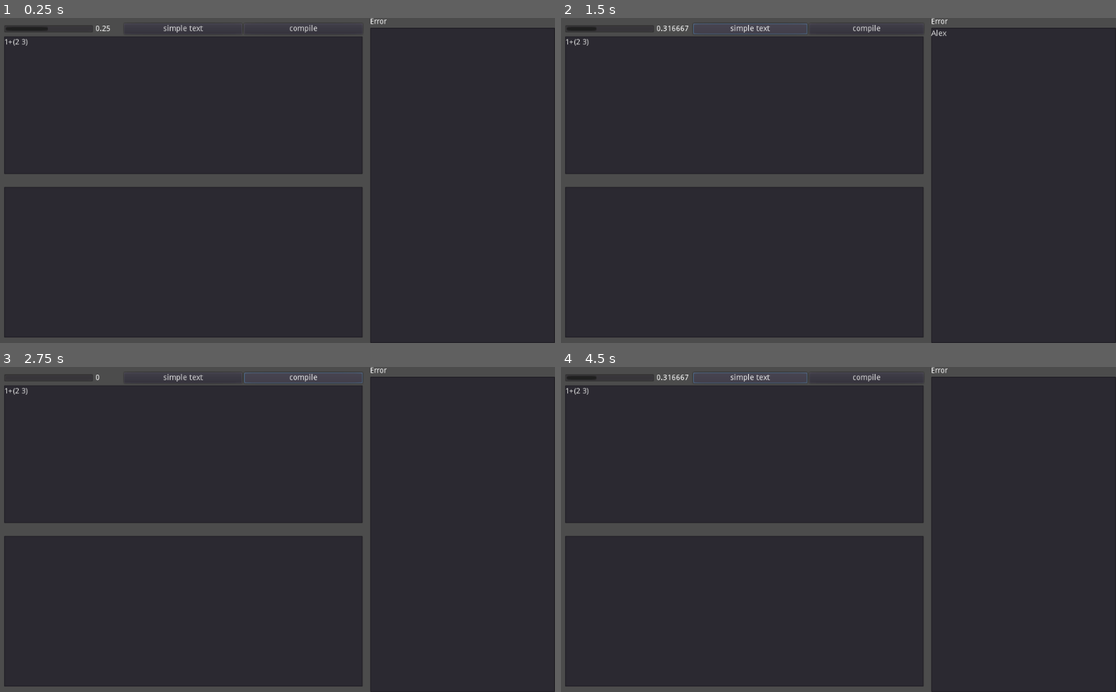
Above: before the commit, frames 1-4 (two rows, left to right).
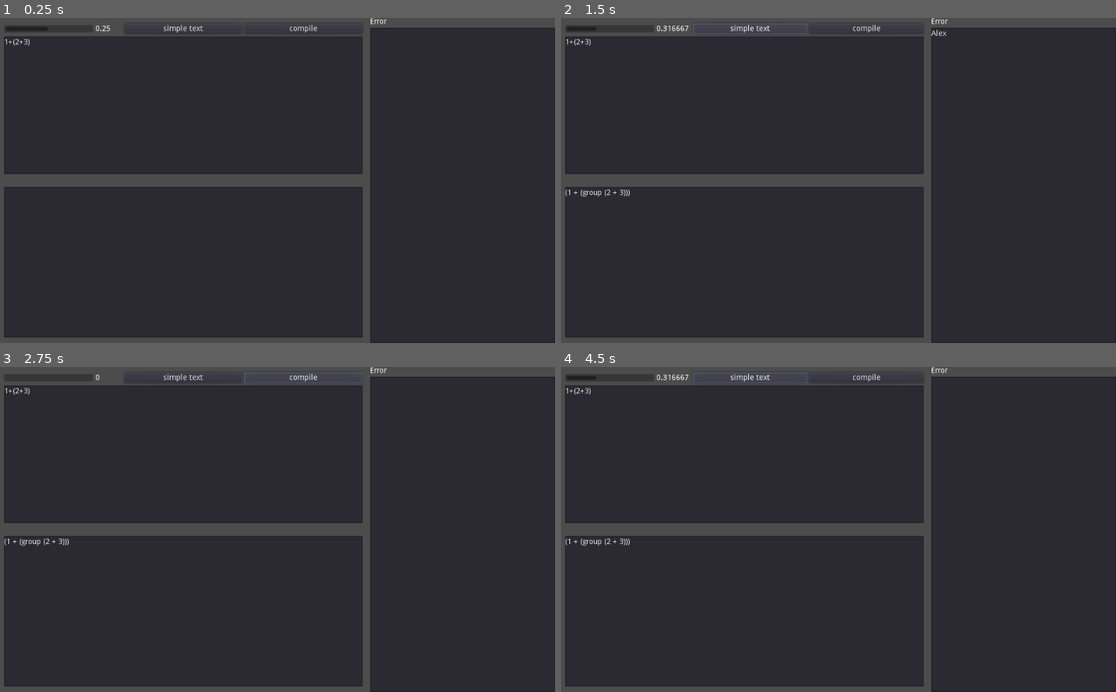
Above: after the commit, the same moments.

Repository: hpn33/Golox
Game: Godot game, scene res://scene/Main.tscn
The game is run twice, just before and just after one commit, with the same random seed, the same clock (stepped at 60 frames per second) and the same inputs.
Inputs (mouse positions are in pixels of both pictures, inside the frame that each line leads up to):
- Up to frame 1 (0.25 s): no input
- Up to frame 2 (1.5 s): click (1021, 187) at 0.52 s; type "Alex" at 0.6 s; click "simple text" at 1.25 s
- Up to frame 3 (2.75 s): click "compile" at 2 s
- Up to frame 4 (4.5 s): click "simple text" at 2.75 s; click "compile" at 3.5 s; click "simple text" at 4.25 s

The runs differ from the first frame. In frame 1, less than 0.1% of the frame differs, in the area x 3-6%, y 6-9%; in frame 2, 0.1%, in the area x 0-13%, y 6-56%; in frame 3, 0.1%; in frame 4, 0.1%.
Error before the commit: Parse Error: Variable "index" already defined in the scope (at line 73). (res://scene/lexer.gd:78)

Commit message:
clean lexer

Diff:
--- a/autoload/Tester.gd
+++ b/autoload/Tester.gd
@@ -8,16 +8,23 @@
 
 
 
-func start(name=""):
-	_test_name = name
+func start(_name := ""):
+	_test_name = _name
 	_time_before = OS.get_ticks_msec()
 
 
-func stop():
+func next(_name := ''): # -> float:
+	var time = stop()
+	start(_name)
+
+#	return time
+
+
+func stop(): # -> float:
 	var time = OS.get_ticks_msec() - _time_before
 	if _test_name.length() != 0:
 		var test_time = time - _for_time
 
 		print("[%s:\t%d]" % [ _test_name, test_time])# + " (with for: " + str(time) + ")")
 
-	return time
+#	return time
--- /dev/null
+++ b/core/Lexer.gd
@@ -0,0 +1,137 @@
+class_name Lexer
+
+
+
+var source := ''
+var tokens := []
+
+var start := 0
+var current := 0
+var line := 1
+
+
+
+func do(_source):
+
+	source = _source
+
+	scan_tokens()
+
+	return tokens
+
+
+
+func scan_tokens():
+
+	var lexer_actions = LexerAction.new(self)
+
+
+	while not is_at_end():
+
+		fresh()
+		scan_token(lexer_actions)
+
+
+	add_token(Token.new(TokenType.EOF, "", null, line))
+
+
+
+
+
+func scan_token(lexer_action):
+
+	var c = advance()
+
+	if lexer_action.handle(c):
+		ErrorHandler.error(line, "[%s]: Unexpected character." % c)
+
+
+
+
+
+
+
+
+
+
+
+
+
+
+
+
+
+
+func advance():
+	current += 1
+
+	return source[current - 1]
+
+func is_at_end():
+	return current >= len(source)
+
+
+func is_digit(letter):
+	return '0' <= letter && letter <= '9'
+
+
+func is_alpha(letter):
+	return ('a' <= letter and letter <= 'z')\
+		or ('A' <= letter and letter <= 'Z')\
+		or letter == '_'
+
+func is_alpha_numeric(letter):
+	return is_alpha(letter) || is_digit(letter)
+
+
+func peek():
+	if is_at_end():
+		return '\\0'
+
+	return source[current]
+
+func peek_next():
+	if current + 1 >= len(source):
+		return '\\0'
+
+	return source[current + 1]
+
+
+func match(expected) -> bool:
+	if is_at_end():
+		 return false
+
+	if source[current] != expected:
+		return false
+
+	current += 1
+	return true
+
+
+
+
+
+func fresh():
+	start = current
+
+func substr(from = start, to = current):
+	return source.substr(from, to - from)
+
+func selected_text():
+	return substr()
+
+func selected_string():
+	return substr(start+1, current - 1)
+
+
+func next_line():
+	line += 1
+
+func add_token(token: Token):
+	tokens.append(token)
+
+func add_token_type(type):
+	add_token(Token.new(type, null))
+
+func add_token_literal(type, literal):
+	add_token(Token.new(type, selected_text(), literal, line))
--- /dev/null
+++ b/core/LexerAction.gd
@@ -0,0 +1,167 @@
+class_name LexerAction
+
+
+var lexer
+
+func _init(_lexer):
+	lexer = _lexer
+
+
+
+func handle(letter) -> bool:
+
+	for action in actions:
+		if action.check(letter):
+			action.lex(lexer, letter)
+			return false
+
+	return true
+
+
+
+
+var actions := [
+	NumberAction.new(),
+	IdentifierAction.new(),
+
+	SingleLetterAction.new(),
+	OperatorsAction.new(),
+
+	CommentOrSlashAction.new(),
+	WhiteSpaceAction.new(),
+	NextLineAction.new(),
+
+	StringAction.new(),
+]
+
+
+
+class StringAction:
+
+	func check(c):
+		return c in ["'", "\""]
+
+	func lex(lexer, symbol):
+
+		while not lexer.is_at_end() and lexer.peek() != symbol:
+
+			if lexer.peek() == '\n':
+				lexer.next_line()
+
+			lexer.advance()
+
+		# Unterminated string.
+		if lexer.is_at_end():
+			ErrorHandler.error(lexer.line, 'Unterminated string.')
+			return
+
+		# The closing ".
+		lexer.advance()
+
+		# Trim the surrounding quotes
+		lexer.add_token_literal(TokenType.STRING, lexer.selected_string())
+
+
+
+class SingleLetterAction:
+
+	func check(c):
+		return c in TokenType.single_chars.keys()
+
+	func lex(lexer, letter):
+		lexer.add_token_literal(TokenType.single_chars[letter], letter)
+
+
+
+class OperatorsAction:
+
+	func check(c):
+		return c in TokenType.operators
+
+	func lex(lexer, letter):
+		lexer.add_token_literal(TokenType.operators[letter][0] if lexer.match('=') else TokenType.operators[letter][1], letter)
+
+
+
+class CommentOrSlashAction:
+
+	func check(c):
+		return c == '/'
+
+	func lex(lexer, letter):
+		if lexer.match('/'):
+			while lexer.peek() != '\n' and not lexer.is_at_end():
+				lexer.advance()
+
+		elif lexer.match('*'):
+			while not lexer.is_at_end():
+
+				if lexer.match('*') and lexer.match('/'):
+					break
+
+				if lexer.peek() == '\n':
+					lexer.next_line()
+
+				lexer.advance()
+
+		else:
+			lexer.add_token_literal(TokenType.SLASH, letter)
+
+
+class WhiteSpaceAction:
+
+	func check(c):
+		return c in [' ', '\r', '\t']
+
+	func lex(lexer, letter):
+		pass
+
+
+class NextLineAction:
+
+	func check(c):
+		return c == '\n'
+
+	func lex(lexer, letter):
+		lexer.next_line()
+
+
+class NumberAction:
+
+	func check(c):
+		return '0' <= c && c <= '9'
+
+	func lex(lexer, letter):
+		while lexer.is_digit(lexer.peek()):
+			lexer.advance();
+
+		# Look for a fractional part.
+		if lexer.peek() == '.' && lexer.is_digit(lexer.peek_next()):
+			# Consume the "."
+			lexer.advance();
+
+			while lexer.is_digit(lexer.peek()):
+				lexer.advance()
+
+		lexer.add_token_literal(TokenType.NUMBER, float(lexer.selected_text()))
+
+
+class IdentifierAction:
+
+	func check(c):
+		return ('a' <= c and c <= 'z')\
+			or ('A' <= c and c <= 'Z')\
+			or c == '_'
+
+	func lex(lexer, letter):
+
+		while lexer.is_alpha_numeric(lexer.peek()):
+			lexer.advance()
+
+		# See if the identifier is a reserved word.
+
+		var text = lexer.selected_text()
+		var type = TokenType.get_keywords(text)
+
+#		Reader.add_token_type(type);
+		lexer.add_token_literal(type, text);
--- a/scene/parser.gd
+++ b/core/Parser.gd
@@ -1,12 +1,12 @@
-extends Node
+class_name Parser
 
 
 var tokens := []
 var current := 0
 
-func do():
+func do(_tokens):
 
-	tokens = Reader.tokens
+	tokens = _tokens
 	current = 0
 
 	return expression()
--- a/core/ast/Binary.gd
+++ b/core/ast/Binary.gd
@@ -4,10 +4,10 @@
 var operator
 var right
 
-func _init(left, operator, right):
-	self.left = left
-	self.operator = operator
-	self.right = right
+func _init(_left, _operator, _right):
+	left = _left
+	operator = _operator
+	right = _right
 
 func accept(visitor):
 	return visitor.visit_binary_expr(self)
--- a/core/ast/Grouping.gd
+++ b/core/ast/Grouping.gd
@@ -2,8 +2,8 @@
 
 var expression
 
-func _init(expression):
-	self.expression = expression
+func _init(_expression):
+	expression = _expression
 
 func accept(visitor):
 	return visitor.visit_grouping_expr(self)
--- a/core/ast/Literal.gd
+++ b/core/ast/Literal.gd
@@ -2,8 +2,8 @@
 
 var value
 
-func _init(value):
-	self.value = value
+func _init(_value):
+	value = _value
 
 func accept(visitor):
 	return visitor.visit_literal_expr(self)
--- a/core/ast/Unary.gd
+++ b/core/ast/Unary.gd
@@ -3,9 +3,9 @@
 var operator
 var right
 
-func _init(operator, right):
-	self.operator = operator
-	self.right = right
+func _init(_operator, _right):
+	operator = _operator
+	right = _right
 
 func accept(visitor):
 	return visitor.visit_unary_expr(self)
--- a/project.godot
+++ b/project.godot
@@ -40,9 +40,24 @@
 "path": "res://util/IOUnit.gd"
 }, {
 "base": "Reference",
+"class": "Lexer",
+"language": "GDScript",
+"path": "res://core/Lexer.gd"
+}, {
+"base": "Reference",
+"class": "LexerAction",
+"language": "GDScript",
+"path": "res://core/LexerAction.gd"
+}, {
+"base": "Reference",
 "class": "Literal",
 "language": "GDScript",
 "path": "res://core/ast/Literal.gd"
+}, {
+"base": "Reference",
+"class": "Parser",
+"language": "GDScript",
+"path": "res://core/Parser.gd"
 }, {
 "base": "Reference",
 "class": "Token",
@@ -61,7 +76,10 @@
 "FileInfo": "",
 "Grouping": "",
 "IOUtil": "",
+"Lexer": "",
+"LexerAction": "",
 "Literal": "",
+"Parser": "",
 "Token": "",
 "Unary": ""
 }
@@ -75,7 +93,6 @@
 [autoload]
 
 ErrorHandler="*res://autoload/ErrorHandler.gd"
-Reader="*res://autoload/Reader.gd"
 u="*res://autoload/Util.gd"
 TokenType="*res://autoload/TokenType.gd"
 Tester="*res://autoload/Tester.gd"
--- a/scene/Main.gd
+++ b/scene/Main.gd
@@ -13,8 +13,6 @@
 
 onready var timer = $Timer
 onready var compile_time = $CompileTime
-
-onready var processor = $processor
 
 
 func _ready() -> void:
@@ -46,9 +44,16 @@
 	ErrorHandler.clear()
 	error_panel.clean()
 
-	Reader.init(input.text)
 
-	var expression = processor.compile()
+	### compiling
+	Tester.start('lexing')
+	var tokens = Lexer.new().do(input.text)
+#	var tokens = []
+	Tester.next('parser')
+	var expression = Parser.new().do(tokens)
+
+	Tester.stop()
+	### compiling
 
 	if ErrorHandler.had_error:
 		output.text = 'error exist'
@@ -86,11 +91,7 @@
 #	input.text = """print 'hello world"""
 #	input.text = """12 \n10.10"""
 #	input.text = """print('hello');"""
-#	input.text = """1+(2+3)""" # expr test
+	input.text = """1+(2+3)""" # expr test
 #	input.text = """1+(2+3""" # with error
-	input.text = """1+(2 3)""" # with error
+#	input.text = """1+(2 3)""" # with error
 	input.emit_signal("text_changed")
-
-
-func _on_Compile_pressed() -> void:
-	compile()
--- a/scene/Main.tscn
+++ b/scene/Main.tscn
@@ -1,10 +1,7 @@
-[gd_scene load_steps=6 format=2]
+[gd_scene load_steps=3 format=2]
 
 [ext_resource path="res://scene/Main.gd" type="Script" id=1]
 [ext_resource path="res://scene/ErrorPanel.gd" type="Script" id=2]
-[ext_resource path="res://scene/parser.gd" type="Script" id=3]
-[ext_resource path="res://scene/lexer.gd" type="Script" id=5]
-[ext_resource path="res://scene/processor.gd" type="Script" id=6]
 
 [node name="Main" type="Node"]
 script = ExtResource( 1 )
@@ -15,16 +12,6 @@
 
 [node name="CompileTime" type="Node" parent="."]
 pause_mode = 1
-
-[node name="processor" type="Node" parent="."]
-pause_mode = 1
-script = ExtResource( 6 )
-
-[node name="lexer" type="Node" parent="processor"]
-script = ExtResource( 5 )
-
-[node name="parser" type="Node" parent="processor"]
-script = ExtResource( 3 )
 
 [node name="UI" type="Control" parent="."]
 anchor_right = 1.0
@@ -158,5 +145,5 @@
 size_flags_vertical = 3
 [connection signal="timeout" from="Timer" to="." method="_on_Timer_timeout"]
 [connection signal="pressed" from="UI/HBoxContainer/L1/InputPart/VBox/bar/SimpleText" to="." method="_on_SimpleText_pressed"]
-[connection signal="pressed" from="UI/HBoxContainer/L1/InputPart/VBox/bar/update3/Compile" to="." method="_on_Compile_pressed"]
+[connection signal="pressed" from="UI/HBoxContainer/L1/InputPart/VBox/bar/update3/Compile" to="." method="compile"]
 [connection signal="text_changed" from="UI/HBoxContainer/L1/InputPart/VBox/input" to="." method="_on_input_text_changed"]
--- a/scene/lexer.gd
+++ /dev/null
@@ -1,294 +0,0 @@
-extends Node
-
-
-
-
-
-func do():
-	scan_tokens()
-
-
-
-
-
-func scan_tokens():
-	while not Reader.is_at_end():
-
-		Reader.fresh()
-		scan_token()
-
-
-	Reader.add_token(Token.new(TokenType.EOF, "", null, Reader.line))
-
-
-
-
-
-var actions := [
-	NumberAction.new(),
-	IdentifierAction.new(),
-
-	SingleLetterAction.new(),
-	OperatorsAction.new(),
-
-	CommentOrSlashAction.new(),
-	WhiteSpaceAction.new(),
-	NextLineAction.new(),
-
-	StringAction.new(),
-]
-
-
-
-func scan_token():
-
-	var c = Reader.advance()
-
-	var error = true
-
-
-
-	for action in actions:
-		if action.check(c):
-			action.lex(c)
-			error = false
-			break
-
-
-
-	if error:
-		ErrorHandler.error(Reader.line, "[%s]: Unexpected character." % c)
-
-
-
-
-
-
-
-
-
-
-func keywords_pattern(letter_array: PoolStringArray) -> Array:
-
-	var index := 0
-	var lexeme := ''
-	var token_array := []
-
-
-	for index in letter_array.size():
-		var charr := letter_array[index]
-		if charr != u.white_space:
-			lexeme += charr
-
-		if index + 1 < letter_array.size():
-			if letter_array[index + 1] == u.white_space or letter_array[index + 1] in u.words or lexeme in u.words:
-				if lexeme != '':
-
-					var token = set_token(lexeme)
-
-					token_array.append(token)
-					lexeme = ''
-
-		else:
-			if lexeme != '':
-				var token = set_token(lexeme)
-
-				token_array.append(token)
-				lexeme = ''
-
-
-	token_array = detect_string(token_array)
-
-	return token_array
-
-func set_token(lexeme):
-	var fixed = lexeme.replace('\n', '<newline>')
-	var token = u.Token.new(fixed)
-
-	if fixed == '<newline>':
-		token.text = ''
-		token.type = 'new_line'
-	elif fixed in u.keywords:
-		token.type = 'keyword'
-	elif fixed in u.symbols:
-		token.type = 'symbol'
-	else:
-		token.type = 'text'
-
-	return token
-
-
-func detect_string(token_array):
-
-	var tok_ar = []
-
-	var index = 0
-	var can_read = true
-	var is_string = false
-	var tok_string : Token
-
-	while can_read:
-
-		if not(index < token_array.size()):
-			can_read = false
-			continue
-
-
-		var tok = token_array[index]
-
-		if is_string:
-			tok_string.text += tok.text
-			if token_array[index - 1].text != '\'' or token_array[index + 1].text != '\'':
-				tok_string.text += ' '
-
-			index += 1
-
-			if token_array[index].text == '\'':
-				is_string = false
-				tok_ar.append(tok_string)
-				index += 1
-				continue
-
-		else:
-			if tok.text == '\'':
-				tok_string = u.Token.new('', 'string')
-				is_string = true
-				index += 1
-				continue
-			else:
-				tok_ar.append(tok)
-				index += 1
-
-	return tok_ar
-
-
-
-class StringAction:
-
-	func check(c):
-		return c in ["'", "\""]
-
-	func lex(symbol):
-
-		while not Reader.is_at_end() and Reader.peek() != symbol:
-
-			if Reader.peek() == '\n':
-				Reader.next_line()
-
-			Reader.advance()
-
-		# Unterminated string.
-		if Reader.is_at_end():
-			ErrorHandler.error(Reader.line, 'Unterminated string.')
-			return
-
-		# The closing ".
-		Reader.advance()
-
-		# Trim the surrounding quotes
-		Reader.add_token_literal(TokenType.STRING, Reader.selected_string())
-
-
-
-class SingleLetterAction:
-
-	func check(c):
-		return c in TokenType.single_chars.keys()
-
-	func lex(letter):
-		Reader.add_token_literal(TokenType.single_chars[letter], letter)
-
-
-
-class OperatorsAction:
-
-	func check(c):
-		return c in TokenType.operators
-
-	func lex(letter):
-		Reader.add_token_literal(TokenType.operators[letter][0] if Reader.match('=') else TokenType.operators[letter][1], letter)
-
-
-
-class CommentOrSlashAction:
-
-	func check(c):
-		return c == '/'
-
-	func lex(letter):
-		if Reader.match('/'):
-			while Reader.peek() != '\n' and not Reader.is_at_end():
-				Reader.advance()
-
-		elif Reader.match('*'):
-			while not Reader.is_at_end():
-
-				if Reader.match('*') and Reader.match('/'):
-					break
-
-				if Reader.peek() == '\n':
-					Reader.next_line()
-
-				Reader.advance()
-
-		else:
-			Reader.add_token_literal(TokenType.SLASH, letter)
-
-
-class WhiteSpaceAction:
-
-	func check(c):
-		return c in [' ', '\r', '\t']
-
-	func lex(letter):
-		pass
-
-
-class NextLineAction:
-
-	func check(c):
-		return c == '\n'
-
-	func lex(letter):
-		Reader.next_line()
-
-
-class NumberAction:
-
-	func check(c):
-		return Reader.is_digit(c)
-
-	func lex(letter):
-		while Reader.is_digit(Reader.peek()):
-			Reader.advance();
-
-		# Look for a fractional part.
-		if Reader.peek() == '.' && Reader.is_digit(Reader.peek_next()):
-			# Consume the "."
-			Reader.advance();
-
-			while Reader.is_digit(Reader.peek()):
-				Reader.advance();
-
-		Reader.add_token_literal(TokenType.NUMBER, float(Reader.selected_text()))
-
-
-class IdentifierAction:
-
-
-
-	func check(c):
-		return Reader.is_alpha(c)
-
-	func lex(letter):
-
-		while Reader.is_alpha_numeric(Reader.peek()):
-			Reader.advance()
-
-		# See if the identifier is a reserved word.
-
-		var text = Reader.selected_text()
-		var type = TokenType.get_keywords(text)
-
-#		Reader.add_token_type(type);
-		Reader.add_token_literal(type, text);
--- a/scene/processor.gd
+++ /dev/null
@@ -1,20 +0,0 @@
-extends Node
-
-onready var lexer = $lexer
-onready var parser = $parser
-
-func compile():
-
-	Tester.start('lexing')
-
-	lexer.do()
-
-	Tester.stop()
-
-	Tester.start('parser')
-
-	var expr = parser.do()
-
-	Tester.stop()
-
-	return expr
